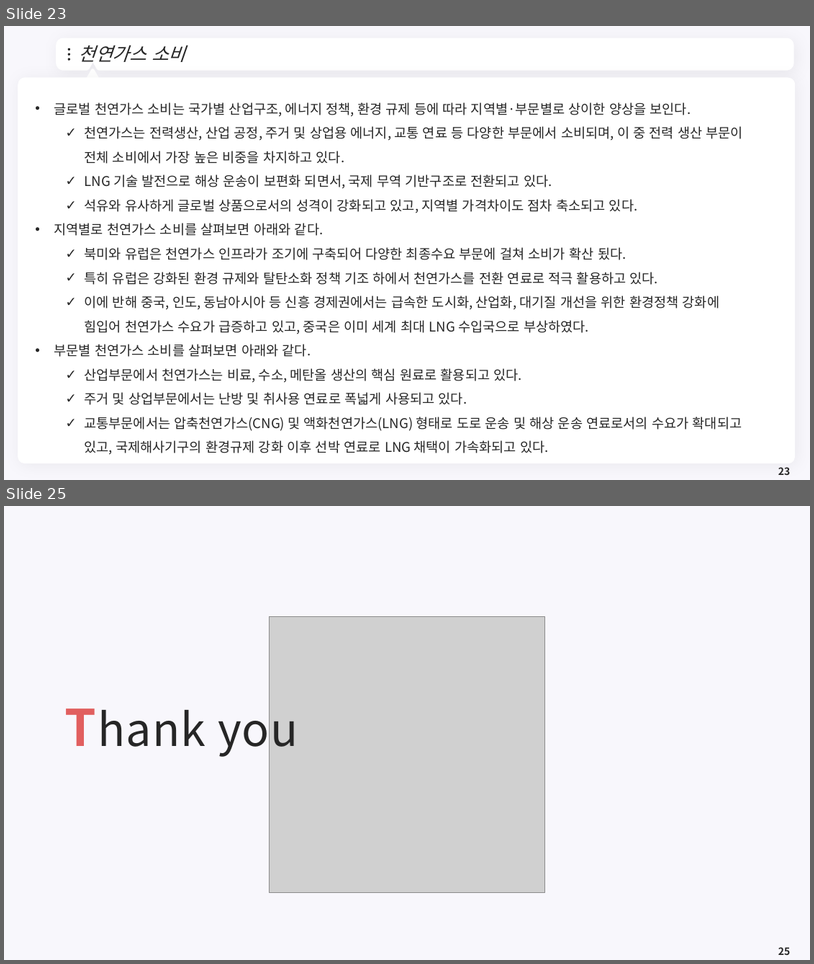
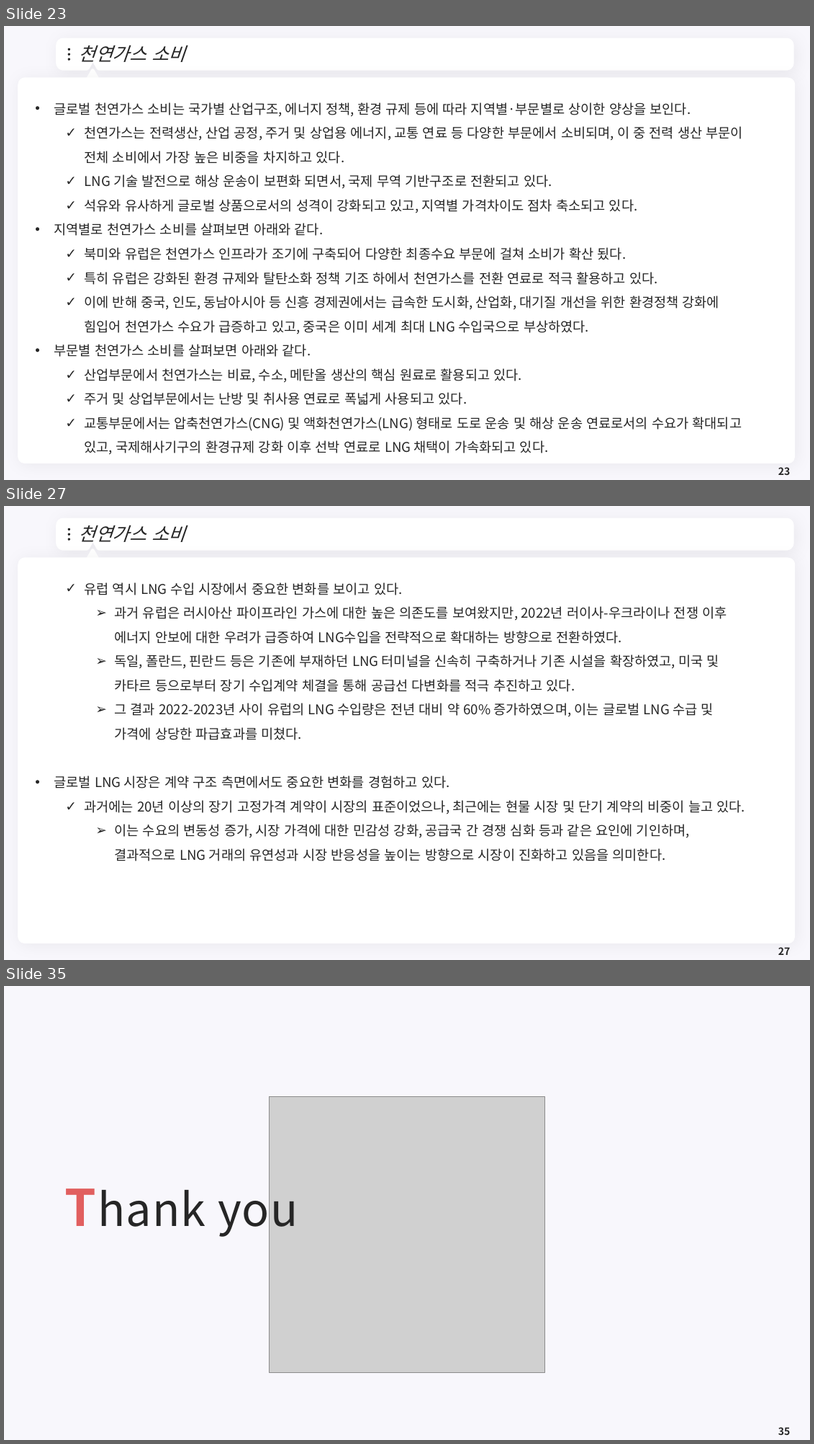
Before and after one commit to meandthey/Teaching, a slide deck: 에너지경제학/자원에너지경제학_Chapter_3 (가스).pptx. Shown one above the other, each under a label of ours: slides 23 and 25 before the commit, slides 23, 27 and 35 after it; the slides between them are not shown. The pictures are 814x964 and 814x1444 pixels, drawn with LibreOffice and Linux fonts; fonts in the diff are those of the drawing; grey boxes stand for pictures; background and template pictures are left out. Boxes give left, top, right and bottom in pixels: in the first picture for what was removed or moved away, otherwise in the second. Text is boxed around its words. In the diff, an @@ line names an element or a change of style, - is before the commit and + after.

```diff
--- a/에너지경제학/자원에너지경제학_Chapter_3 (가스).pptx
+++ b/에너지경제학/자원에너지경제학_Chapter_3 (가스).pptx
@@ slide 27 added at box(4, 506, 810, 960), background #F8F7FC; not listed: 7 template elements that a slide beside it also shows @@
@@ title added at box(79, 525, 185, 542), 22 pt, text #262626, italic @@
+천연가스 소비
@@ text added at box(54, 582, 746, 861), 16 pt, text #262626 @@
+  ✓ 유럽 역시 LNG 수입 시장에서 중요한 변화를 보이고 있다.
+    ➢ 과거 유럽은 러시아산 파이프라인 가스에 대한 높은 의존도를 보여왔지만, 2022년 러이사-우크라이나 전쟁 이후 에너지 안보에 대한 우려가 급증하여 LNG수입을 전략적으로 확대하는 방향으로 전환하였다.
+    ➢ 독일, 폴란드, 핀란드 등은 기존에 부재하던 LNG 터미널을 신속히 구축하거나 기존 시설을 확장하였고, 미국 및 카타르 등으로부터 장기 수입계약 체결을 통해 공급선 다변화를 적극 추진하고 있다.
+    ➢ 그 결과 2022-2023년 사이 유럽의 LNG 수입량은 전년 대비 약 60% 증가하였으며, 이는 글로벌 LNG 수급 및 가격에 상당한 파급효과를 미쳤다.
+• 글로벌 LNG 시장은 계약 구조 측면에서도 중요한 변화를 경험하고 있다.
+  ✓ 과거에는 20년 이상의 장기 고정가격 계약이 시장의 표준이었으나, 최근에는 현물 시장 및 단기 계약의 비중이 늘고 있다.
+    ➢ 이는 수요의 변동성 증가, 시장 가격에 대한 민감성 강화, 공급국 간 경쟁 심화 등과 같은 요인에 기인하며, 결과적으로 LNG 거래의 유연성과 시장 반응성을 높이는 방향으로 시장이 진화하고 있음을 의미한다.
@@ page number added at box(779, 947, 790, 955), 12 pt, text #262626, bold @@
+27
@@ what was slide 25 is now slide 35 @@
@@ page number at box(779, 1427, 790, 1435): text changed @@
-25
+35
```
Also in this commit, not shown: 2 slides changed, 9 other slides added, 4 other files.
